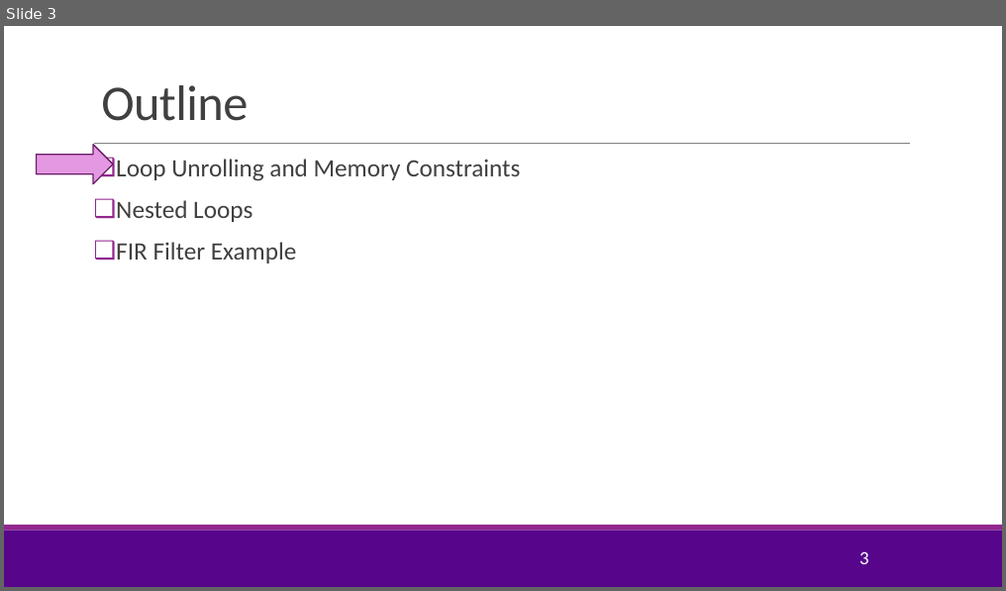
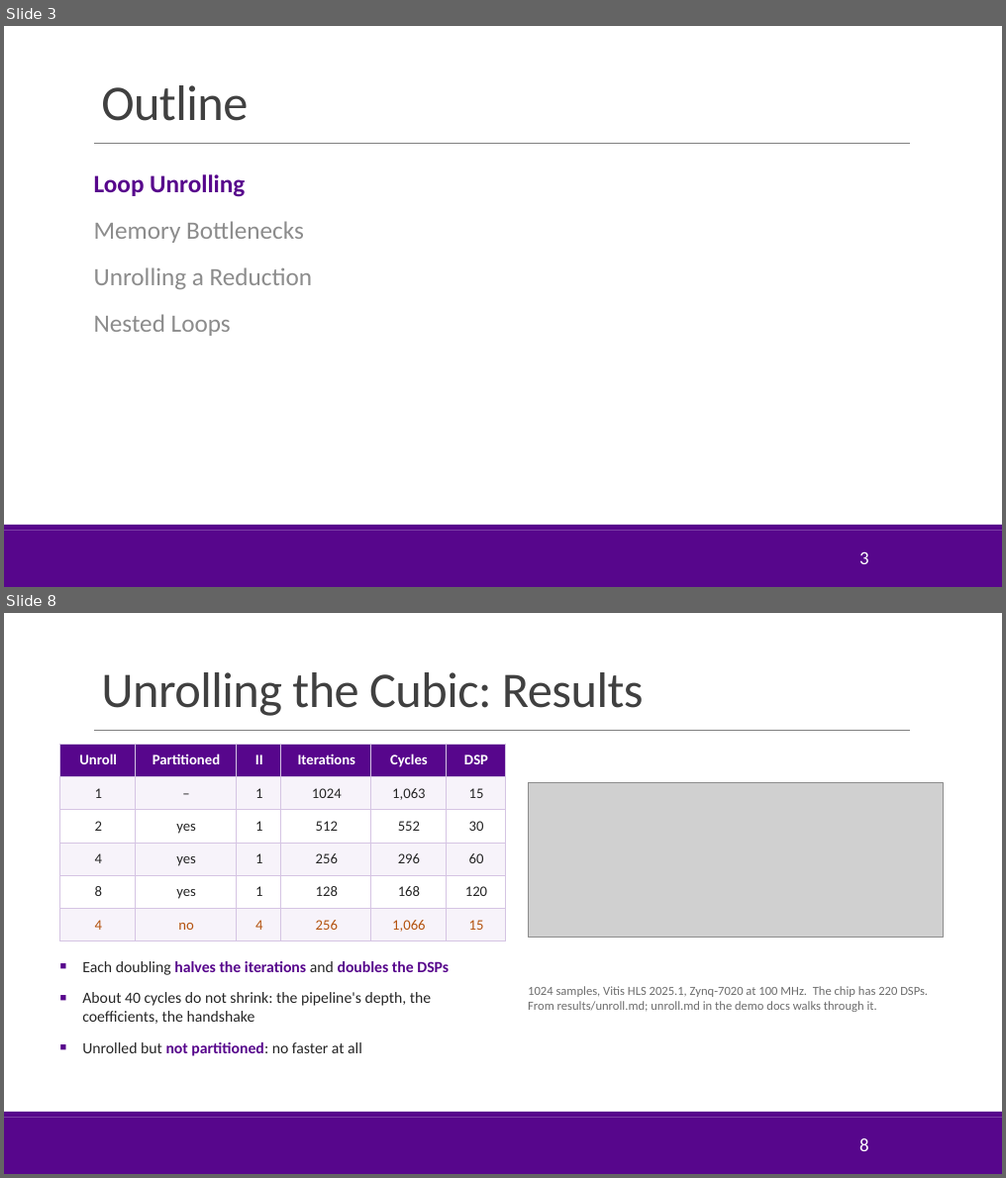
Before and after one commit to sdrangan/hwdesign, a slide deck: units/unit08_unroll/unroll.pptx. Shown one above the other, each under a label of ours: slide 3 before the commit, slides 3 and 8 after it; the slides between them are not shown. The pictures are 1006x591 and 1006x1178 pixels, drawn with LibreOffice and Linux fonts; fonts in the diff are those of the drawing; grey boxes stand for pictures; background and template pictures are left out. Boxes give left, top, right and bottom in pixels: in the first picture for what was removed or moved away, otherwise in the second. Text is boxed around its words. In the diff, an @@ line names an element or a change of style, - is before the commit and + after.

```diff
--- a/units/unit08_unroll/unroll.pptx
+++ b/units/unit08_unroll/unroll.pptx
@@ slide 8 added at <box>4,613,1002,1174</box>, background #FFFFFF; not listed: 3 template elements that a slide beside it also shows @@
@@ title added at <box>101,672,644,716</box>, 48 pt, text #404040 @@
+Unrolling the Cubic: Results
@@ table added at <box>60,744,506,942</box>, 6 rows, 6 columns @@
+Unroll | Partitioned | II | Iterations | Cycles | DSP
+1 | – | 1 | 1024 | 1,063 | 15
+2 | yes | 1 | 512 | 552 | 30
+4 | yes | 1 | 256 | 296 | 60
+8 | yes | 1 | 128 | 168 | 120
+4 | no | 4 | 256 | 1,066 | 15
@@ picture added at <box>528,783,944,937</box> @@
@@ text added at <box>82,961,449,1057</box>, 15 pt, text #262626 @@
+■ Each doubling halves the iterations and doubles the DSPs
+■ About 40 cycles do not shrink: the pipeline's depth, the coefficients, the handshake
+■ Unrolled but not partitioned: no faster at all
@@ text added at <box>528,986,928,1012</box>, 12 pt, text #6E6E6E @@
+1024 samples, Vitis HLS 2025.1, Zynq-7020 at 100 MHz. The chip has 220 DSPs. From results/unroll.md; unroll.md in the demo docs walks through it.
@@ page number added at <box>859,1139,869,1152</box>, 18 pt, text #FFFFFF @@
+8
@@ slide 3 changed as well @@
@@ right arrow removed at <box>37,144,113,184</box> @@
@@ text "Loop Unrolling": place and size @@
-text "Loop Unrolling" at <box>116,159,520,264</box>
+text "Loop Unrolling" at <box>94,174,312,336</box>
@@ text at <box>94,174,312,289</box>: text changed; text colour #404040 to #8C8C8C @@
-❑ Loop Unrolling and Memory Constraints
+Loop Unrolling
+Memory Bottlenecks
+Unrolling a Reduction
@@ text at <box>116,242,296,264</box>: paragraph removed @@
-❑ FIR Filter Example
@@ text at <box>94,314,231,336</box>: text colour #404040 to #8C8C8C in "Nested Loops"; bullet ❑ to none; line spacing 0.9 to 1; more space between paragraphs @@
@@ rectangle at <box>4,525,1002,530</box>: fill #92278F to #57068C @@
```
Also in this commit, not shown: 6 other slides changed, 33 other slides added, 4 slides removed, 45 other files.
